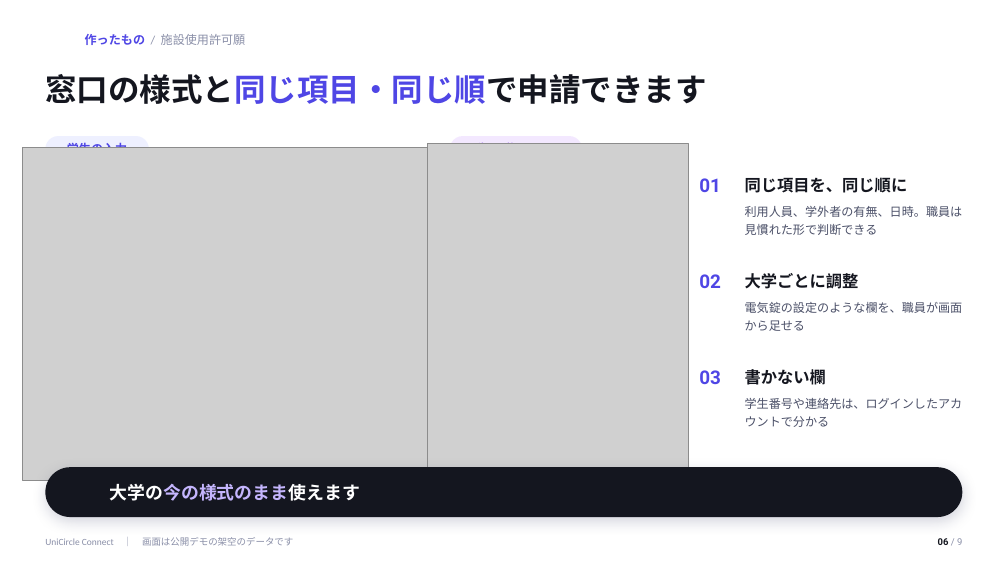
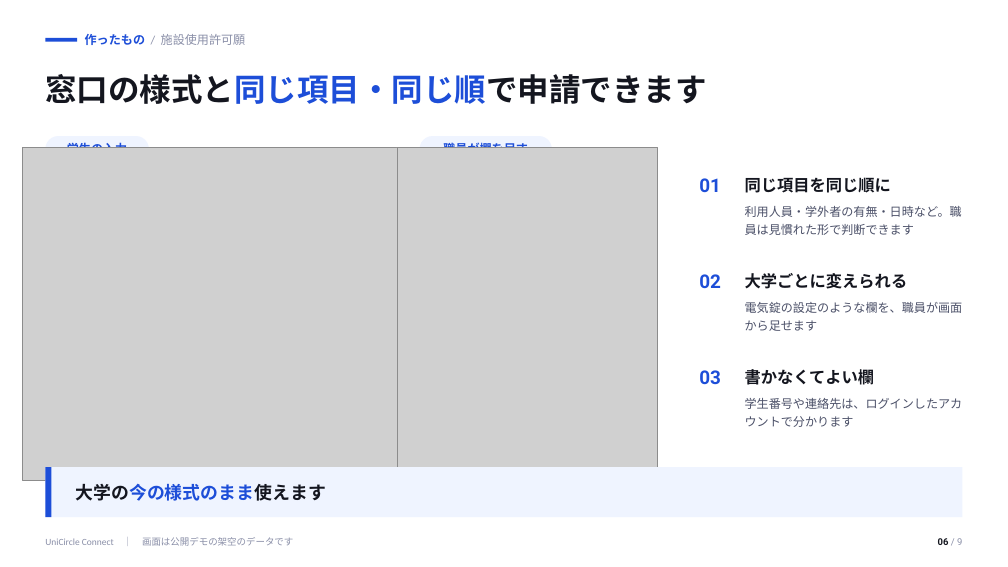
Before and after one commit to chihaya0621/unicircle-connect-v2, a slide deck: slide 6 of docs/slides/20261107_UniCircle_Connect_発表/UniCircle Connect 発表.pptx. Drawn at 1008x567 pixels with LibreOffice and Linux fonts; fonts in the diff are those of the drawing; grey boxes stand for pictures; background and template pictures are left out. Boxes give left, top, right and bottom in pixels: in the first picture for what was removed or moved away, otherwise in the second. Text is boxed around its words. In the diff, an @@ line names an element or a change of style, - is before the commit and + after.

Commit message:
docs: 発表資料を、平らにした画面に合わせて作り直す
画面の飾りを外したので、資料の写真が実物と違う見た目になっていた。
新しい画面で写真を撮り直し、資料の見た目もそれに合わせた。

- 表紙の絵と、各ページの画面の写真を撮り直した
- 暗いページ、ぼかしの背景、グラデーションの線、影をやめ、白地に
  アプリと同じ青の1色にした
- 各ページの文と原稿を、読点を減らした言い切りの文に直した

```diff
--- a/docs/slides/20261107_UniCircle_Connect_発表/UniCircle Connect 発表.pptx
+++ b/docs/slides/20261107_UniCircle_Connect_発表/UniCircle Connect 発表.pptx
@@ text "作ったもの / 施設使用許可願" at bbox=[85, 34, 246, 45]: text colour #4F46E5 to #1D4ED8 in "作ったもの" @@
@@ text "窓口の様式と同じ項目・同じ順で申請できます" at bbox=[45, 74, 706, 104]: text colour #4F46E5 to #1D4ED8 in "窓口の様式と同じ項目・同じ順で申請できます" @@
@@ rectangle added at bbox=[45, 38, 77, 42], fill #1D4ED8 @@
@@ picture: place and size @@
-picture at bbox=[23, 147, 442, 480]
+picture at bbox=[23, 147, 408, 481]
@@ rounded rectangle at bbox=[45, 136, 149, 162]: fill #EEF0FF to #EFF4FF @@
@@ picture: place and size @@
-picture at bbox=[427, 144, 688, 480]
+picture at bbox=[397, 147, 658, 483]
@@ text "職員が欄を足す": place and size @@
-text "職員が欄を足す" at bbox=[474, 141, 559, 144]
+text "職員が欄を足す" at bbox=[443, 141, 528, 148]
@@ rounded rectangle: place and size @@
-rounded rectangle at bbox=[450, 136, 582, 162]
+rounded rectangle at bbox=[420, 136, 552, 162]
@@ text "職員が欄を足す" at bbox=[443, 141, 528, 148]: text colour #7C3AED to #1D4ED8 @@
@@ rounded rectangle at bbox=[420, 136, 552, 162]: fill #F3E8FF to #EFF4FF @@
@@ text at bbox=[745, 177, 891, 193]: text changed @@
-同じ項目を、同じ順に
+同じ項目を同じ順に
@@ text at bbox=[745, 206, 962, 235]: text changed @@
-利用人員、学外者の有無、日時。職員は見慣れた形で判断できる
+利用人員・学外者の有無・日時など。職員は見慣れた形で判断できます
@@ text at bbox=[745, 273, 908, 289]: text changed @@
-大学ごとに調整
+大学ごとに変えられる
@@ text at bbox=[745, 302, 963, 331]: text changed @@
-電気錠の設定のような欄を、職員が画面から足せる
+電気錠の設定のような欄を、職員が画面から足せます
@@ text colour #4F46E5 to #1D4ED8 in 4 elements at bbox=[67, 141, 127, 148], bbox=[699, 178, 721, 192], bbox=[699, 274, 721, 288], bbox=[699, 370, 721, 384] @@
@@ text at bbox=[745, 369, 875, 385]: text changed @@
-書かない欄
+書かなくてよい欄
@@ text at bbox=[745, 398, 963, 427]: text changed @@
-学生番号や連絡先は、ログインしたアカウントで分かる
+学生番号や連絡先は、ログインしたアカウントで分かります
@@ rectangle at bbox=[45, 467, 963, 517]: rounded rectangle to rectangle; fill #14161F to #EFF4FF; shadow off @@
@@ rectangle added at bbox=[45, 467, 51, 517], fill #1D4ED8 @@
@@ text "大学の今の様式のまま使えます": place and size @@
-text "大学の今の様式のまま使えます" at bbox=[110, 484, 360, 501]
+text "大学の今の様式のまま使えます" at bbox=[76, 484, 326, 501]
@@ text "大学の今の様式のまま使えます" at bbox=[76, 484, 326, 501]: text colour #FFFFFF to #14161F, text colour #C4B5FD to #1D4ED8 in "大学の今の様式のまま使えます" @@
```
Also in this commit, not shown: 8 other slides changed, 10 other files.
